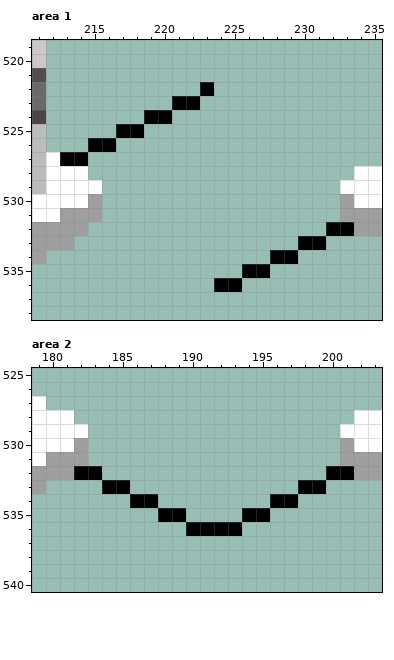
File history of a pixel-art file, electricoon/Graphics/tiles.aseprite. The picture above is the old version.
768x768 pixels, 1 frame. Colours within 5 levels of each other are drawn and written as one. Shown: area 1: x 211..235, y 519..538; area 2: x 179..203, y 525..540. The commit also changed other parts of the picture, which this record leaves out.
After the commit:
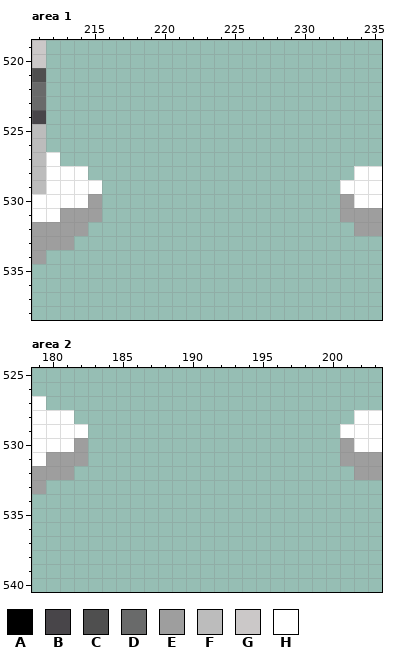
Palette (. is transparent): A #000000  B #484549  C #4f4f4f  D #696a6a  E #9e9e9e  F #bcbcbc  G #cbc8c8  H #ffffff
From old to new:
--- area 1, layer "Layer 2"
@@ x 211..225 @@
 521 C..............
-522 D...........A..
-523 D.........AA...
-524 B.......AA.....
-525 F.....AA.......
-526 F...AA.........
-527 FHAA...........
+522 D..............
+523 D..............
+524 B..............
+525 F..............
+526 F..............
+527 FH.............
 528 FHHH...........
@@ x 222..235 @@
 531 ...........EEE
-532 ..........AAEE
-533 ........AA....
-534 ......AA......
-535 ....AA........
-536 ..AA..........
+532 ............EE
+533 ..............
+534 ..............
+535 ..............
+536 ..............
 537 ..............
--- area 2, layer "Layer 2"
@@ x 179..203 @@
 531 HEEE..................EEE
-532 EEEAA................AAEE
-533 E....AA............AA....
-534 .......AA........AA......
-535 .........AA....AA........
-536 ...........AAAA..........
+532 EEE....................EE
+533 E........................
+534 .........................
+535 .........................
+536 .........................
 537 .........................
Boxes around the changes in both pictures, in picture pixels (x1, y1, x2, y2):
erased: (60, 82, 214, 166)
erased: (214, 222, 354, 292)
erased: (74, 466, 354, 536)
